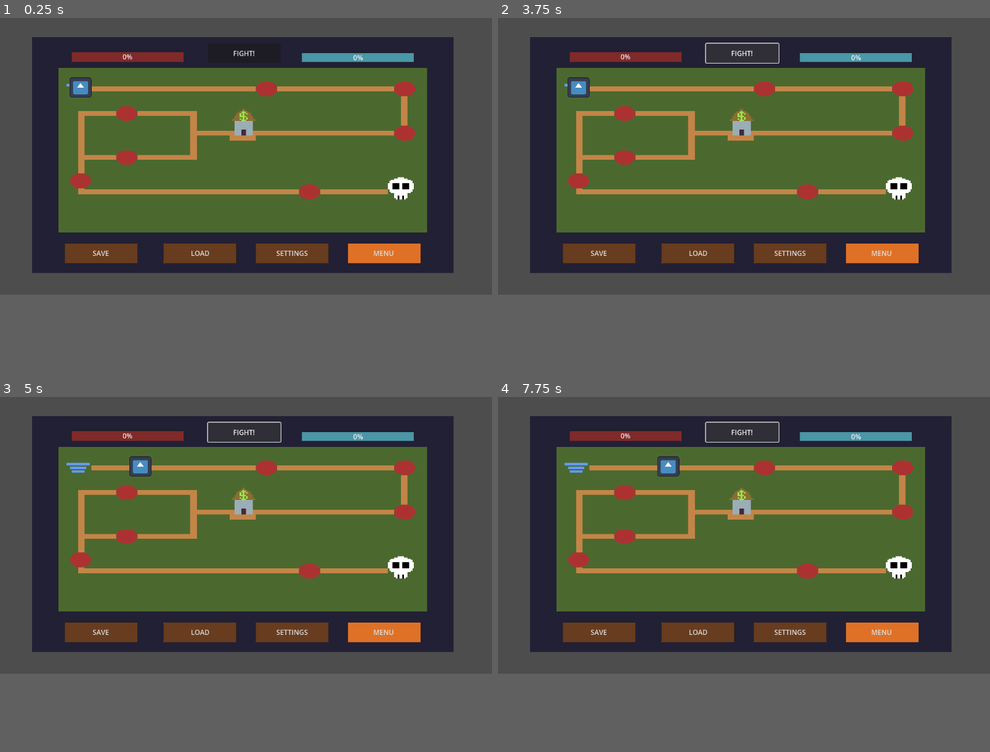
Above: before the commit, frames 1-4 (two rows, left to right).
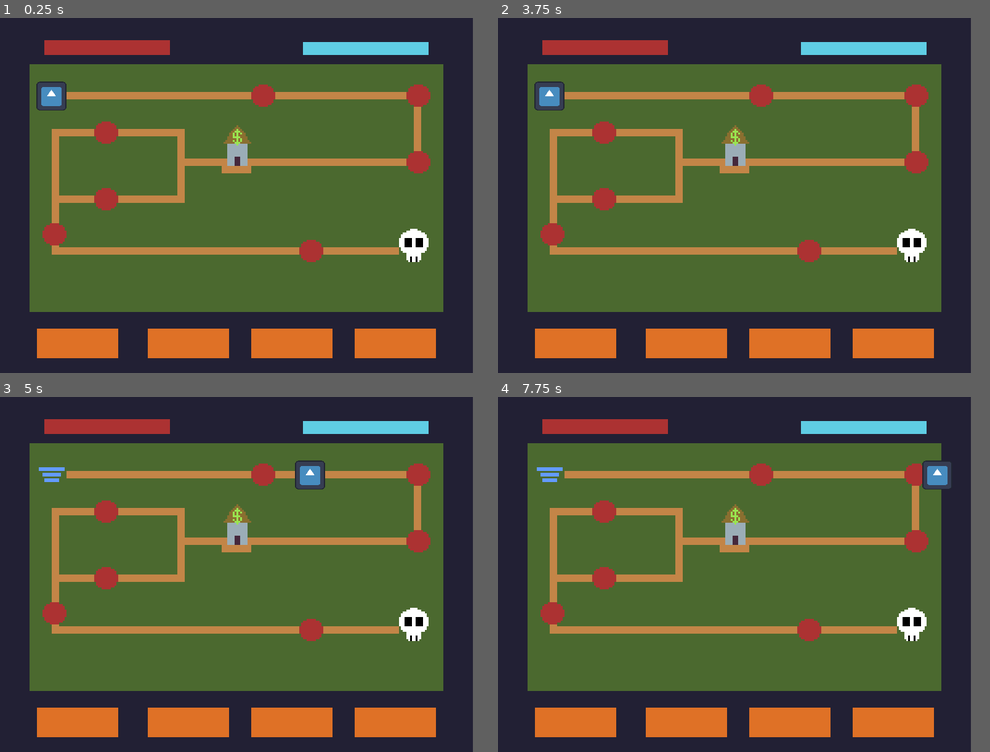
Above: after the commit, the same moments.

Repository: MrBejvan/Video-Game-Project-2024
Game: Godot game, scene res://MainGame/WorldMapScene/WorldMap.tscn
Same seed, same stepped clock (60 frames per second), same inputs: the game is played once before the commit and once after it. The engine's default icon, where the game draws it, is replaced by a stand-in: a white triangle on a blue panel in a dark square.
Inputs (mouse positions are in pixels of both pictures, inside the frame that each line leads up to):
- Up to frame 1 (0.25 s): no input
- Up to frame 2 (3.75 s): click (788, 252) at 0.5 s, where only the run before the commit has a clickable "SETTINGS"; click (699, 252) at 1.25 s, where only the run before the commit has a clickable "LOAD"; click (601, 252) at 2 s, where only the run before the commit has a clickable "SAVE"; click (881, 252) at 2.75 s, where only the run before the commit has a clickable "MENU"; click (744, 53) at 3.5 s, where only the run before the commit has a clickable "FIGHT!"
- Up to frame 3 (5 s): tap Enter at 4.25 s; hold Right (ui_right) from 4.28 s (still down)
- Up to frame 4 (7.75 s): release Right (ui_right) at 5.03 s; hold Down (ui_down) 5.03-5.78 s; hold Right (ui_right) 5.78-6.53 s; hold Up (ui_up) 6.53-7.28 s; hold Left (ui_left) from 7.28 s (still down)
The window is 799x449 before the commit and 768x576 after it. Grey fills any space a smaller window leaves; there, only what the larger window draws over its background counts as a difference.

The runs differ from the first frame. In frame 1, 55% of the frame differs, in the area x 0-97%, y 0-96%; in frame 2, 55%; in frame 3, 55%; in frame 4, 55%.
Error before the commit: Invalid access to property or key 'sceneMap' on a base object of type 'String'. (res://MainGame/WorldMapScene/FIGHT.gd:18)

Commit message:
Resize all for standard window viewing
Corrected inconsistencies with player view and window display.

Diff:
--- a/MainGame/BattleScene/BattleScene001.tscn
+++ b/MainGame/BattleScene/BattleScene001.tscn
@@ -5,6 +5,7 @@
 [node name="BattleScene001" type="Node2D"]
 
 [node name="TextureRect" type="TextureRect" parent="."]
-offset_right = 40.0
-offset_bottom = 40.0
+custom_minimum_size = Vector2(256, 192)
+offset_right = 256.0
+offset_bottom = 192.0
 texture = ExtResource("1_v400y")
--- a/MainGame/WorldMapScene/WorldMap.tscn
+++ b/MainGame/WorldMapScene/WorldMap.tscn
@@ -7,23 +7,24 @@
 [ext_resource type="Script" path="res://MainGame/WorldMapScene/FIGHT.gd" id="4_v00y1"]
 
 [sub_resource type="CircleShape2D" id="CircleShape2D_e8dy0"]
-radius = 30.4631
+radius = 8.24621
 
 [node name="WorldMap" type="Node2D"]
-position = Vector2(75, 45)
 script = ExtResource("1_vmq77")
 
 [node name="TextureRect" type="TextureRect" parent="."]
-offset_right = 987.0
-offset_bottom = 552.0
+custom_minimum_size = Vector2(256, 192)
+offset_right = 256.0
+offset_bottom = 192.0
 texture = ExtResource("1_51me1")
+metadata/_edit_use_anchors_ = true
 
 [node name="StartingLocation" type="Node2D" parent="TextureRect"]
 
 [node name="Area2D" type="Area2D" parent="TextureRect/StartingLocation"]
 
 [node name="CollisionShape2D" type="CollisionShape2D" parent="TextureRect/StartingLocation/Area2D"]
-position = Vector2(116, 117)
+position = Vector2(27, 43)
 shape = SubResource("CircleShape2D_e8dy0")
 
 [node name="Battle001" type="Node2D" parent="TextureRect"]
@@ -32,7 +33,7 @@
 [node name="Area2D" type="Area2D" parent="TextureRect/Battle001"]
 
 [node name="CollisionShape2D" type="CollisionShape2D" parent="TextureRect/Battle001/Area2D"]
-position = Vector2(548, 120)
+position = Vector2(142, 42)
 shape = SubResource("CircleShape2D_e8dy0")
 
 [node name="Battle002" type="Node2D" parent="TextureRect"]
@@ -40,7 +41,7 @@
 [node name="Area2D" type="Area2D" parent="TextureRect/Battle002"]
 
 [node name="CollisionShape2D" type="CollisionShape2D" parent="TextureRect/Battle002/Area2D"]
-position = Vector2(870, 117)
+position = Vector2(226, 43)
 shape = SubResource("CircleShape2D_e8dy0")
 
 [node name="Battle003" type="Node2D" parent="TextureRect"]
@@ -48,7 +49,7 @@
 [node name="Area2D" type="Area2D" parent="TextureRect/Battle003"]
 
 [node name="CollisionShape2D" type="CollisionShape2D" parent="TextureRect/Battle003/Area2D"]
-position = Vector2(866, 222)
+position = Vector2(225, 79)
 shape = SubResource("CircleShape2D_e8dy0")
 
 [node name="Shop001" type="Node2D" parent="TextureRect"]
@@ -56,7 +57,7 @@
 [node name="Area2D" type="Area2D" parent="TextureRect/Shop001"]
 
 [node name="CollisionShape2D" type="CollisionShape2D" parent="TextureRect/Shop001/Area2D"]
-position = Vector2(496, 226)
+position = Vector2(128, 78)
 shape = SubResource("CircleShape2D_e8dy0")
 
 [node name="Battle004a" type="Node2D" parent="TextureRect"]
@@ -64,7 +65,7 @@
 [node name="Area2D" type="Area2D" parent="TextureRect/Battle004a"]
 
 [node name="CollisionShape2D" type="CollisionShape2D" parent="TextureRect/Battle004a/Area2D"]
-position = Vector2(220, 281)
+position = Vector2(58, 62)
 shape = SubResource("CircleShape2D_e8dy0")
 
 [node name="Battle004b" type="Node2D" parent="TextureRect"]
@@ -72,7 +73,7 @@
 [node name="Area2D" type="Area2D" parent="TextureRect/Battle004b"]
 
 [node name="CollisionShape2D" type="CollisionShape2D" parent="TextureRect/Battle004b/Area2D"]
-position = Vector2(220, 181)
+position = Vector2(58, 98)
 shape = SubResource("CircleShape2D_e8dy0")
 
 [node name="Battle005" type="Node2D" parent="TextureRect"]
@@ -80,7 +81,7 @@
 [node name="Area2D" type="Area2D" parent="TextureRect/Battle005"]
 
 [node name="CollisionShape2D" type="CollisionShape2D" parent="TextureRect/Battle005/Area2D"]
-position = Vector2(111, 338)
+position = Vector2(30, 117)
 shape = SubResource("CircleShape2D_e8dy0")
 
 [node name="Battle006" type="Node2D" parent="TextureRect"]
@@ -88,7 +89,7 @@
 [node name="Area2D" type="Area2D" parent="TextureRect/Battle006"]
 
 [node name="CollisionShape2D" type="CollisionShape2D" parent="TextureRect/Battle006/Area2D"]
-position = Vector2(649, 362)
+position = Vector2(169, 127)
 shape = SubResource("CircleShape2D_e8dy0")
 
 [node name="BOSS" type="Node2D" parent="TextureRect"]
@@ -96,82 +97,37 @@
 [node name="Area2D" type="Area2D" parent="TextureRect/BOSS"]
 
 [node name="CollisionShape2D" type="CollisionShape2D" parent="TextureRect/BOSS/Area2D"]
-position = Vector2(865, 358)
+position = Vector2(224, 124)
 shape = SubResource("CircleShape2D_e8dy0")
 
 [node name="Player" type="CharacterBody2D" parent="."]
 unique_name_in_owner = true
-position = Vector2(112, 64)
+position = Vector2(14, -1)
 script = ExtResource("2_2cga4")
 
 [node name="PlayerSprite" type="Sprite2D" parent="Player"]
-position = Vector2(1.60001, 53.6001)
-scale = Vector2(0.40625, 0.367188)
+position = Vector2(13.85, 43.225)
+scale = Vector2(0.127344, 0.121485)
 texture = ExtResource("2_n8qjq")
 
 [node name="CollisionPolygon2D" type="CollisionPolygon2D" parent="Player"]
-position = Vector2(1.60001, 53.6001)
-scale = Vector2(0.40625, 0.367188)
+position = Vector2(14, 43.5)
+scale = Vector2(0.126953, 0.12207)
 polygon = PackedVector2Array(64, -59.6, 64, 59, 59.6, 64, -59, 64, -64, 59.6, -64, -59.6, -59, -63.9, 59, -64)
-
-[node name="Player EXP" type="ProgressBar" parent="."]
-custom_minimum_size = Vector2(250, 0)
-offset_left = 632.0
-offset_top = 34.0
-offset_right = 895.0
-offset_bottom = 61.0
-
-[node name="Player Health" type="ProgressBar" parent="."]
-custom_minimum_size = Vector2(250, 0)
-offset_left = 92.0
-offset_top = 32.0
-offset_right = 355.0
-offset_bottom = 59.0
-
-[node name="Settings" type="Button" parent="."]
-custom_minimum_size = Vector2(170, 45)
-offset_left = 523.0
-offset_top = 483.0
-offset_right = 695.0
-offset_bottom = 529.0
-text = "SETTINGS"
-
-[node name="LOAD" type="Button" parent="."]
-custom_minimum_size = Vector2(170, 45)
-offset_left = 308.0
-offset_top = 483.0
-offset_right = 480.0
-offset_bottom = 529.0
-text = "LOAD"
-
-[node name="SAVE" type="Button" parent="."]
-custom_minimum_size = Vector2(170, 45)
-offset_left = 76.0
-offset_top = 482.0
-offset_right = 248.0
-offset_bottom = 530.0
-text = "SAVE"
-
-[node name="MenuButton" type="MenuButton" parent="."]
-custom_minimum_size = Vector2(170, 45)
-offset_left = 739.0
-offset_top = 483.0
-offset_right = 909.0
-offset_bottom = 528.0
-text = "MENU"
 
 [node name="FIGHT" type="Button" parent="."]
 custom_minimum_size = Vector2(170, 45)
 anchors_preset = 5
 anchor_left = 0.5
 anchor_right = 0.5
-offset_left = 412.0
-offset_top = 15.0
-offset_right = 582.0
-offset_bottom = 60.0
+offset_left = 70.0
+offset_top = -135.0
+offset_right = 240.0
+offset_bottom = -90.0
 grow_horizontal = 2
 text = "FIGHT!"
 script = ExtResource("4_v00y1")
+metadata/_edit_use_anchors_ = true
 
 [connection signal="area_entered" from="TextureRect/Battle001/Area2D" to="FIGHT" method="_on_area_2d_area_entered"]
 [connection signal="area_exited" from="TextureRect/Battle001/Area2D" to="FIGHT" method="_on_area_2d_area_exited"]
--- a/project.godot
+++ b/project.godot
@@ -14,6 +14,13 @@
 run/main_scene="res://MainGame/WorldMapScene/WorldMap.tscn"
 config/features=PackedStringArray("4.2", "GL Compatibility")
 config/icon="res://icon.svg"
+
+[display]
+
+window/size/viewport_width=256
+window/size/viewport_height=192
+window/size/mode=2
+window/stretch/mode="canvas_items"
 
 [dotnet]
 
Not shown, changed: Sprites/WorldMap/Level 1/Battle001/MergeDownBattle001Field.png.import
Not shown, changed: Sprites/WorldMap/Level 1/mergedown_level001.png.import
